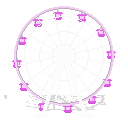
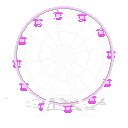
Comparing the layer stacks of the two 128x128 images. Changes:
painted on "Layer 5" over [4, 95, 105, 98]
